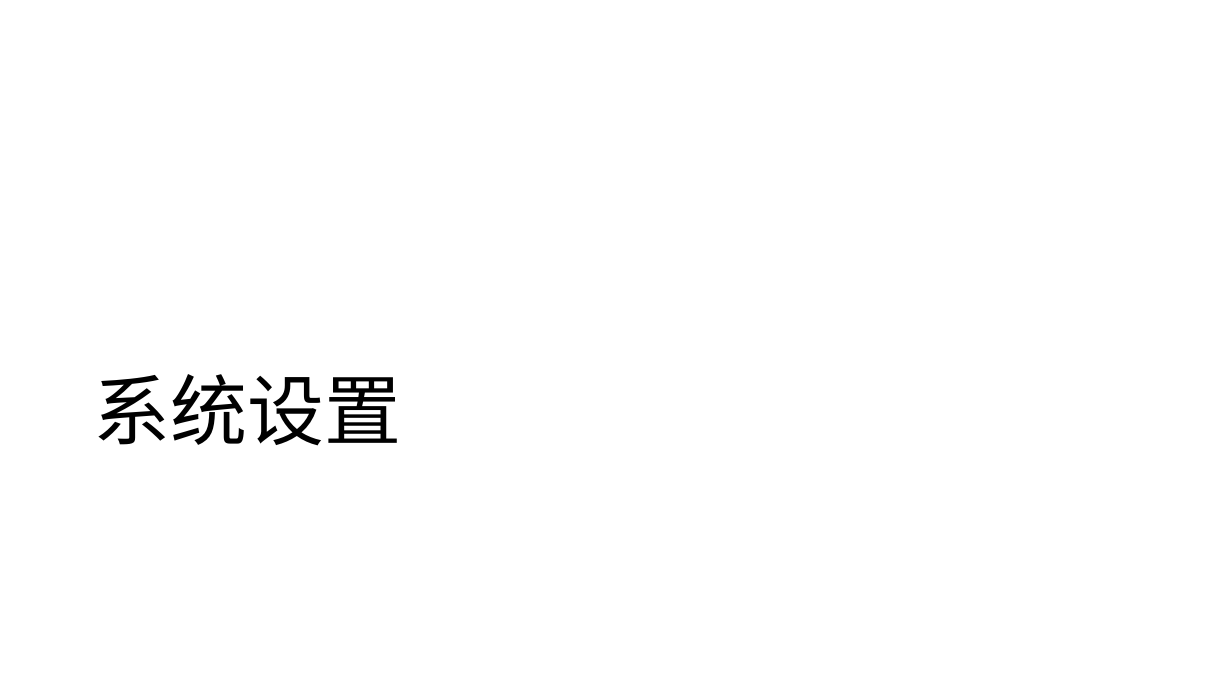
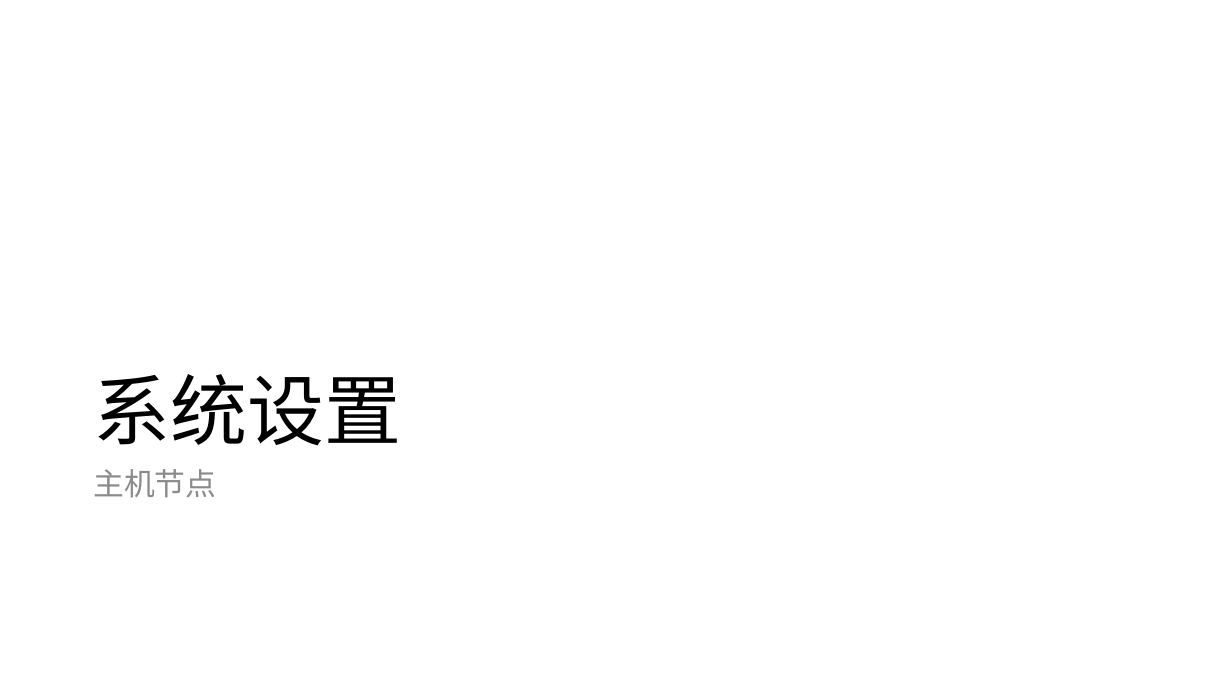
Before and after one commit to WuXiSTC/PressureMeterNet, a slide deck: slide 4 of 设计图.pptx. Drawn at 1232x693 pixels with LibreOffice and Linux fonts; fonts in the diff are those of the drawing. Boxes give left, top, right and bottom in pixels: in the first picture for what was removed or moved away, otherwise in the second. Text is boxed around its words. In the diff, an @@ line names an element or a change of style, - is before the commit and + after.

```diff
--- a/设计图.pptx
+++ b/设计图.pptx
@@ text added at (93,469,216,498), 24 pt, text #8C8C8C @@
+主机节点
```
Also in this commit, not shown: 3 other slides changed, 6 other files.
